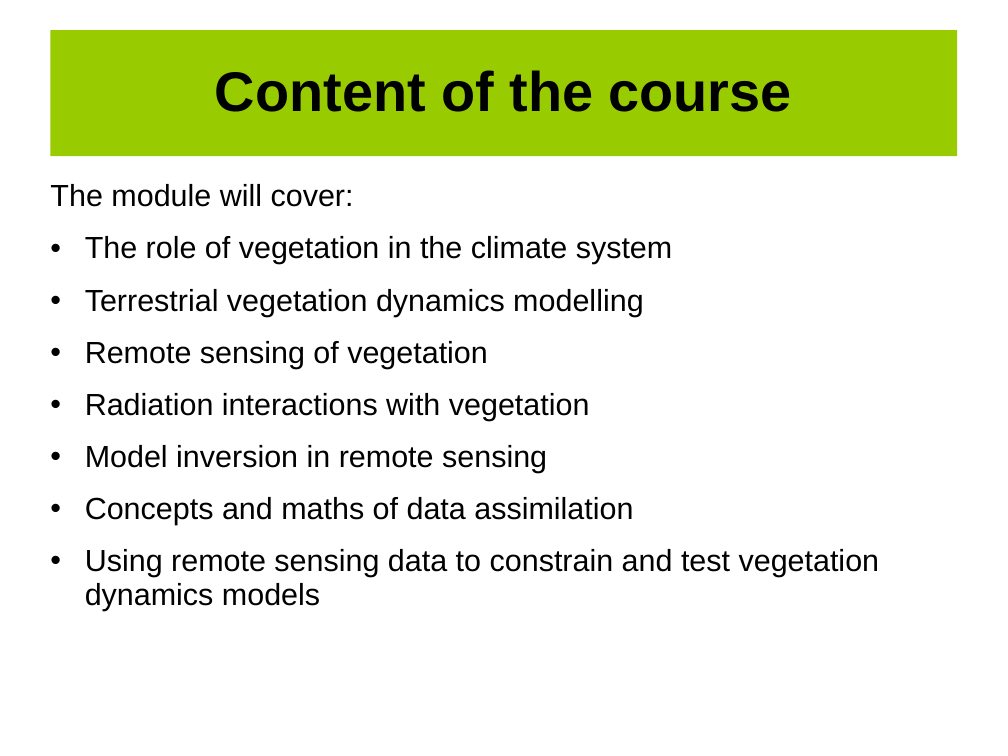
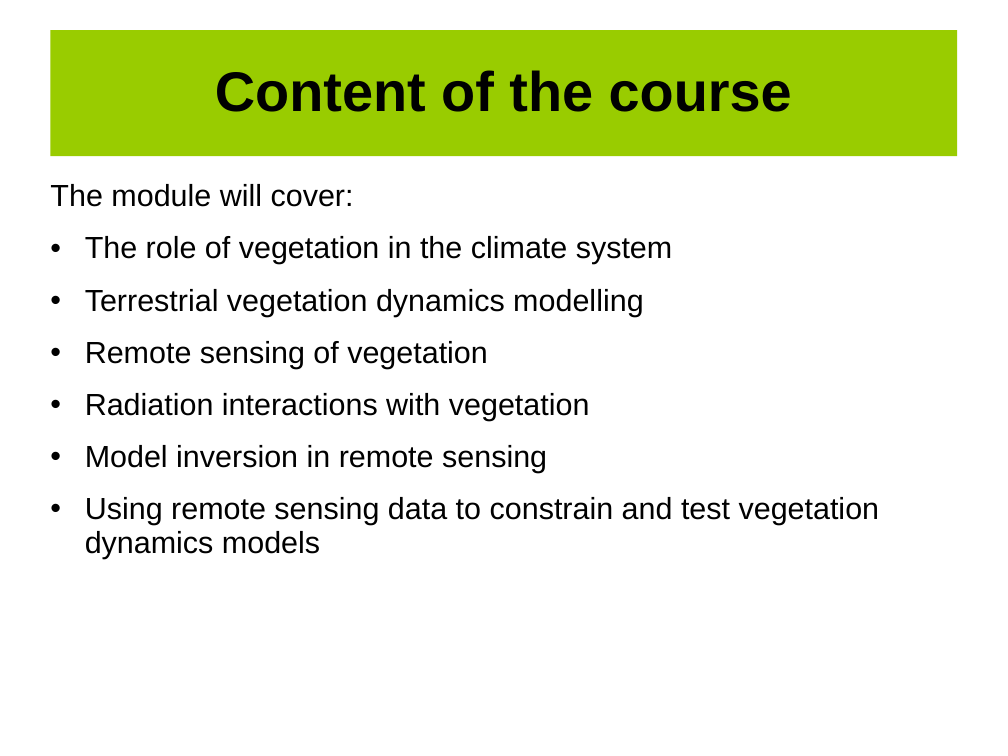
Before and after one commit to UCL-EO/geog0133, a slide deck: slide 3 of docs/ppt/GEOG0113-001.pptx. Drawn at 1008x756 pixels with LibreOffice and Linux fonts; fonts in the diff are those of the drawing; background and template pictures are left out. Boxes give left, top, right and bottom in pixels: in the first picture for what was removed or moved away, otherwise in the second. Text is boxed around its words. In the diff, an @@ line names an element or a change of style, - is before the commit and + after.

Commit message:
For Lecture 2

```diff
--- a/docs/ppt/GEOG0113-001.pptx
+++ b/docs/ppt/GEOG0113-001.pptx
@@ text at bbox=[85, 497, 633, 525]: paragraph removed @@
-• Concepts and maths of data assimilation
```
Also in this commit, not shown: 1 other file.
